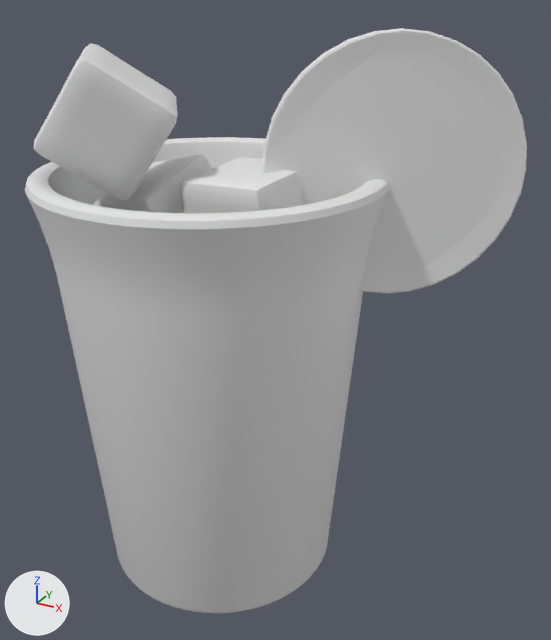
What one commit did to the OBJ model public/assets/drink-baked/blog0083.obj.
Both versions are drawn from a 50 mm camera at (3.42, -5.13, 5.07) aimed at (0.54, 0.1, 2.46). Arrows for +X, +Y and +Z are at lower left; the lights stay in place. The picture after the commit comes second. Where no turn or scale is listed for an object, it has been applied to the vertices.

Before the edit, the objects in view are built like this:
```python
me_circle_001 = bpy.data.meshes.new('Circle.001')
me_circle_001.from_pydata(...)  # 834 vertices, 832 faces; spans x 0.5..2.3, y -0.15..0.97, z 2.77..4.78
me_cube_001 = bpy.data.meshes.new('Cube.001')
me_cube_001.from_pydata(...)  # 386 vertices, 384 faces; spans x -0.981..0.038, y -0.526..0.532, z 2.667..3.767
me_cube_002 = bpy.data.meshes.new('Cube.002')
me_cube_002.from_pydata(...)  # 386 vertices, 384 faces; spans x -0.04..0.885, y -0.518..0.409, z 2.913..3.808
me_cube_003 = bpy.data.meshes.new('Cube.003')
me_cube_003.from_pydata(...)  # 386 vertices, 384 faces; spans x -1.236..0.038, y -1.086..0.107, z 3.557..4.655
me_cylinder = bpy.data.meshes.new('Cylinder')
me_cylinder.from_pydata(...)  # 960 vertices, 898 faces; spans x -1.44..1.44, y -1.44..1.44, z 0.0..3.71
me_plane = bpy.data.meshes.new('Plane')
me_plane.from_pydata(...)  # 256 vertices, 76 faces; spans x -1.31..1.31, y -1.3..1.3, z 3.0..3.11
ob_circle_001 = bpy.data.objects.new('Circle.001', me_circle_001)
ob_circle_001.location = (0.0, 0.0, 0.0)
ob_cube_001 = bpy.data.objects.new('Cube.001', me_cube_001)
ob_cube_001.location = (0.0, 0.0, 0.0)
ob_cube_002 = bpy.data.objects.new('Cube.002', me_cube_002)
ob_cube_002.location = (0.0, 0.0, 0.0)
ob_cube_003 = bpy.data.objects.new('Cube.003', me_cube_003)
ob_cube_003.location = (0.0, 0.0, 0.0)
ob_cylinder = bpy.data.objects.new('Cylinder', me_cylinder)
ob_cylinder.location = (0.0, 0.0, 0.0)
ob_plane = bpy.data.objects.new('Plane', me_plane)
ob_plane.location = (0.0, 0.0, 0.0)
```
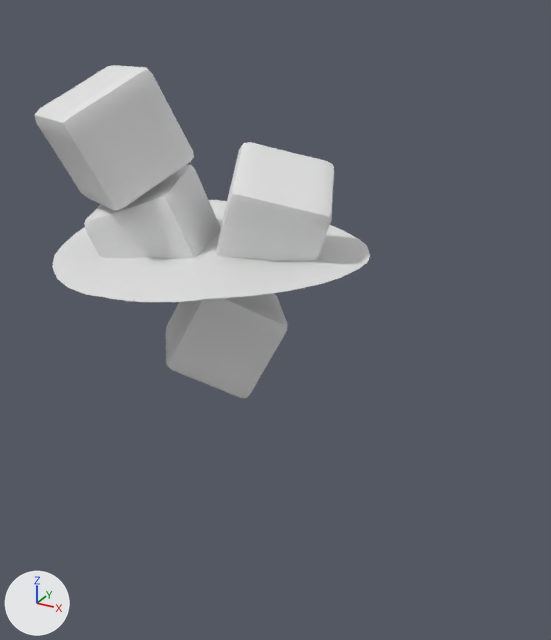
Pixel boxes [x1, y1, x2, y2] of what changed, in the pictures (551 x 640 px; the box of a moved part takes in the faces that stretch with it):
'Cylinder', deleted: before [25, 137, 389, 613]
'Circle.001', deleted: before [262, 28, 527, 294]
'Cube.003', reshaped (10% wider, 8% shorter): before [34, 43, 178, 201]; after [35, 65, 194, 211]
'Cube.002', reshaped: before [179, 157, 302, 213]; after [216, 142, 334, 289]
'Cube.001', reshaped: before [93, 154, 212, 213]; after [84, 165, 221, 302]
part 4 of me_plane, moved or reshaped (not visible before): after [52, 200, 370, 302]
'Cube', unchanged, uncovered by the edit: after [166, 293, 288, 398]

Edits to the bpy script that builds the scene:
```text
Change me_cube_001:
    used by ob_cube_001; location = (0.0, 0.0, 0.0)
    remove me_cube_001.from_pydata(...)  # 386 vertices, 384 faces; spans x -0.981..0.038, y -0.526..0.532, z 2.667..3.767
    add me_cube_001.from_pydata(...)  # 386 vertices, 384 faces; spans x -0.991..0.127, y -0.706..0.361, z 2.628..3.679
    me_cube_001 part 1: the whole mesh is multiplied about its middle by the matrix ((0.91, -0.389, -0.145), (0.409, 0.898, 0.16), (0.069, -0.205, 0.976)), then moved by (0.04, -0.175, -0.063)
Change me_cube_002:
    used by ob_cube_002; location = (0.0, 0.0, 0.0)
    remove me_cube_002.from_pydata(...)  # 386 vertices, 384 faces; spans x -0.04..0.885, y -0.518..0.409, z 2.913..3.808
    add me_cube_002.from_pydata(...)  # 386 vertices, 384 faces; spans x -0.097..1.081, y -0.39..0.748, z 2.791..3.893
    me_cube_002 part 2: the whole mesh is multiplied about its middle by the matrix ((0.219, -0.92, 0.326), (-0.187, -0.368, -0.911), (0.958, 0.138, -0.253)), then moved by (0.07, 0.233, -0.019)
Change me_cube_003:
    used by ob_cube_003; location = (0.0, 0.0, 0.0)
    remove me_cube_003.from_pydata(...)  # 386 vertices, 384 faces; spans x -1.236..0.038, y -1.086..0.107, z 3.557..4.655
    add me_cube_003.from_pydata(...)  # 386 vertices, 384 faces; spans x -1.168..-0.019, y -1.049..0.167, z 3.461..4.514
    me_cube_003 part 3: the whole mesh is multiplied about its middle by the matrix ((0.663, -0.553, -0.505), (0.062, 0.712, -0.699), (0.746, 0.432, 0.507)), then moved by (0.006, 0.049, -0.118)
Change me_plane:
    used by ob_plane; location = (0.0, 0.0, 0.0)
    remove me_plane.from_pydata(...)  # 256 vertices, 76 faces; spans x -1.31..1.31, y -1.3..1.3, z 3.0..3.11
    add me_plane.from_pydata(...)  # 230 vertices, 171 faces; spans x -1.31..1.31, y -1.31..1.31, z 3.0..3.11
    me_plane part 4: 8 vertices moved from x -1.31..1.31, y -1.3..1.3, z 3.03..3.07 to x -1.31..1.31, y -1.31..1.31, z 3.02..3.07; 187 vertices removed from x -1.31..1.31, y -1.3..1.3, z 3.0..3.11; 161 vertices added at x -1.31..1.31, y -1.29..1.29, z 3.0..3.11
Remove ob_circle_001:
    ob_circle_001 = bpy.data.objects.new('Circle.001', me_circle_001)
    ob_circle_001.location = (0.0, 0.0, 0.0)
Remove ob_cylinder:
    ob_cylinder = bpy.data.objects.new('Cylinder', me_cylinder)
    ob_cylinder.location = (0.0, 0.0, 0.0)
```
